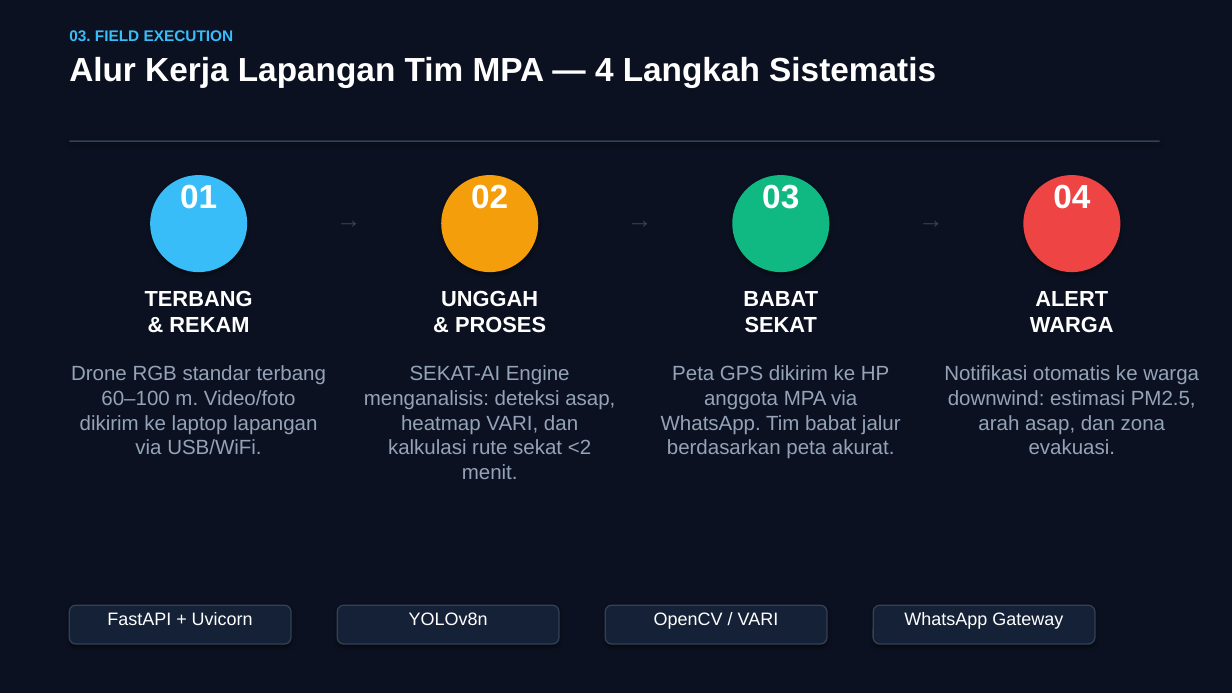
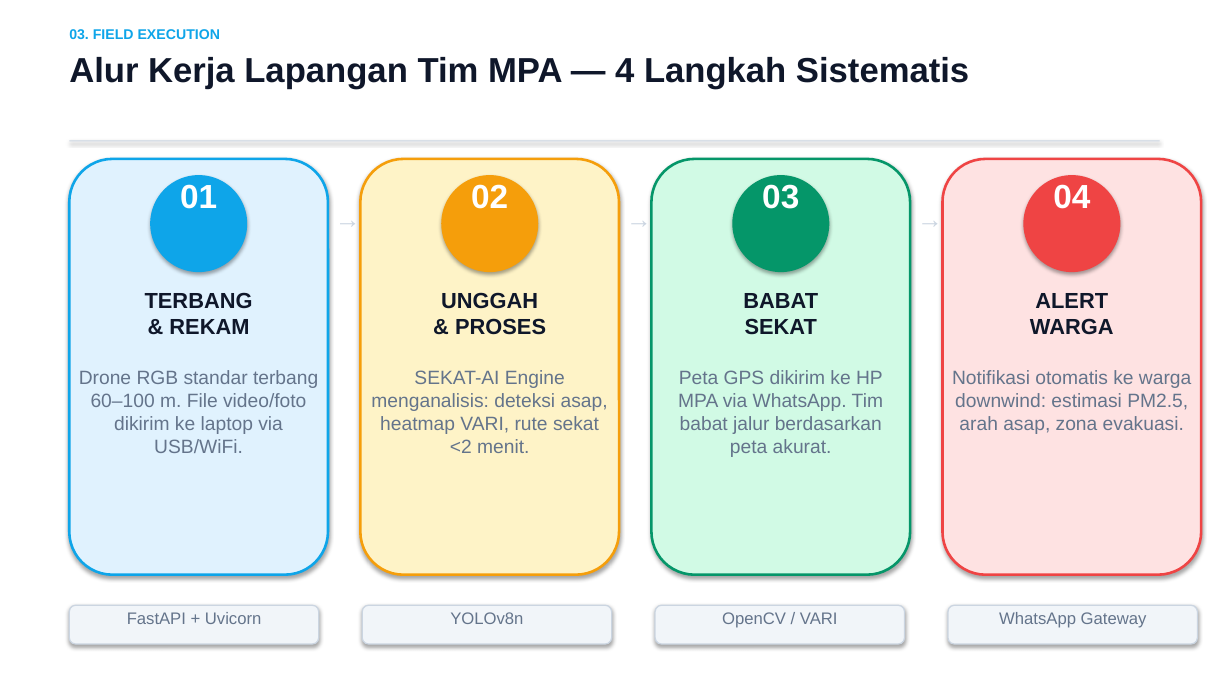
Before and after one commit to aamsetiana/SMOKECUT, a slide deck: slide 6 of AIRIMPACT2026_SMOKECUT_Proposal.pptx. Drawn at 1232x693 pixels with LibreOffice and Linux fonts; fonts in the diff are those of the drawing. Boxes give left, top, right and bottom in pixels: in the first picture for what was removed or moved away, otherwise in the second. Text is boxed around its words. In the diff, an @@ line names an element or a change of style, - is before the commit and + after.

Commit message:
feat(presentation): switch to light color palette — white bg, tinted panels, navy+blue accent

```diff
--- a/AIRIMPACT2026_SMOKECUT_Proposal.pptx
+++ b/AIRIMPACT2026_SMOKECUT_Proposal.pptx
@@ rectangle at box(0, 0, 1232, 693): fill #0B1120 to #FFFFFF @@
@@ text "03. FIELD EXECUTION" at box(69, 29, 220, 39): size 12 to 11 pt, text colour #38BDF8 to #0EA5E9 @@
@@ text "Alur Kerja Lapangan Tim MPA ..." at box(69, 57, 969, 89): size 26 to 27 pt, text colour #FFFFFF to #0F172A @@
@@ rectangle at box(69, 140, 1160, 141): fill #334155 to #CBD5E1 @@
@@ rounded rectangle added at box(69, 159, 328, 575), fill #E0F2FE, outline #0EA5E9 2 pt @@
@@ ellipse at box(150, 176, 247, 273): fill #38BDF8 to #0EA5E9 @@
@@ rounded rectangle added at box(360, 159, 619, 575), fill #FEF3C7, outline #F59E0B 2 pt @@
@@ rounded rectangle added at box(652, 159, 910, 575), fill #D1FAE5, outline #059669 2 pt @@
@@ ellipse at box(732, 176, 829, 273): fill #10B981 to #059669 @@
@@ rounded rectangle added at box(943, 159, 1202, 575), fill #FEE2E2, outline #EF4444 2 pt @@
@@ text colour #334155 to #CBD5E1 in 3 elements at box(335, 203, 358, 250), box(627, 203, 650, 250), box(918, 203, 941, 250) @@
@@ text colour #FFFFFF to #0F172A in 4 elements at box(145, 292, 253, 334), box(441, 292, 546, 335), box(743, 293, 818, 335), box(1030, 293, 1114, 335) @@
@@ text at box(79, 370, 318, 453): text changed; size 16 to 15 pt; text colour #94A3B8 to #64748B @@
-Drone RGB standar terbang 60–100 m. Video/foto dikirim ke laptop lapangan via USB/WiFi.
+Drone RGB standar terbang 60–100 m. File video/foto dikirim ke laptop via USB/WiFi.
@@ text at box(371, 370, 608, 453): text changed; size 16 to 15 pt; text colour #94A3B8 to #64748B @@
-SEKAT-AI Engine menganalisis: deteksi asap, heatmap VARI, dan kalkulasi rute sekat <2 menit.
+SEKAT-AI Engine menganalisis: deteksi asap, heatmap VARI, rute sekat <2 menit.
@@ text at box(678, 370, 883, 457): text changed; size 16 to 15 pt; text colour #94A3B8 to #64748B @@
-Peta GPS dikirim ke HP anggota MPA via WhatsApp. Tim babat jalur berdasarkan peta akurat.
+Peta GPS dikirim ke HP MPA via WhatsApp. Tim babat jalur berdasarkan peta akurat.
@@ text at box(952, 370, 1191, 434): text changed; size 16 to 15 pt; text colour #94A3B8 to #64748B @@
-Notifikasi otomatis ke warga downwind: estimasi PM2.5, arah asap, dan zona evakuasi.
+Notifikasi otomatis ke warga downwind: estimasi PM2.5, arah asap, zona evakuasi.
@@ rounded rectangle: place and size @@
-rounded rectangle at box(69, 605, 291, 644)
+rounded rectangle at box(69, 605, 319, 644)
@@ text "YOLOv8n": place and size @@
-text "YOLOv8n" at box(409, 612, 488, 625)
+text "YOLOv8n" at box(450, 612, 523, 624)
@@ rounded rectangle: place and size @@
-rounded rectangle at box(337, 605, 559, 644)
+rounded rectangle at box(362, 605, 612, 644)
@@ text "OpenCV / VARI": place and size @@
-text "OpenCV / VARI" at box(654, 612, 779, 629)
+text "OpenCV / VARI" at box(722, 612, 838, 628)
@@ rounded rectangle: place and size @@
-rounded rectangle at box(605, 605, 827, 644)
+rounded rectangle at box(655, 605, 905, 644)
@@ size 14 to 13 pt, text colour #FFFFFF to #64748B in 4 elements at box(127, 612, 261, 624), box(450, 612, 523, 624), box(722, 612, 838, 628), box(999, 612, 1147, 628) @@
@@ text "WhatsApp Gateway": place and size @@
-text "WhatsApp Gateway" at box(904, 612, 1063, 629)
+text "WhatsApp Gateway" at box(999, 612, 1147, 628)
@@ fill #152136 to #F1F5F9; outline #334155 1 pt to #CBD5E1 1 pt in 4 elements at box(69, 605, 319, 644), box(362, 605, 612, 644), box(655, 605, 905, 644), box(948, 605, 1198, 644) @@
@@ rounded rectangle: place and size @@
-rounded rectangle at box(873, 605, 1095, 644)
+rounded rectangle at box(948, 605, 1198, 644)
```
Also in this commit, not shown: 9 other slides changed, 1 other file.
